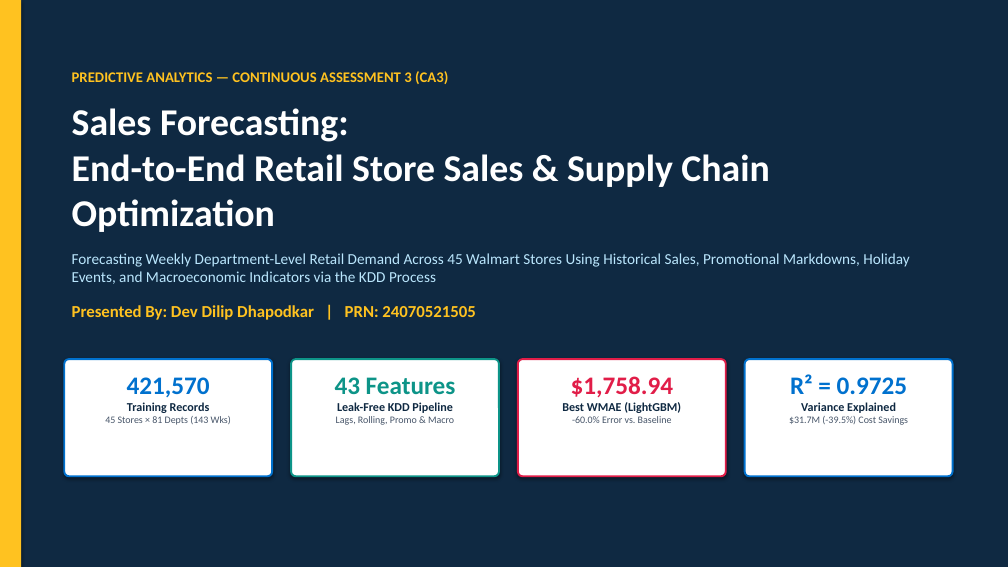
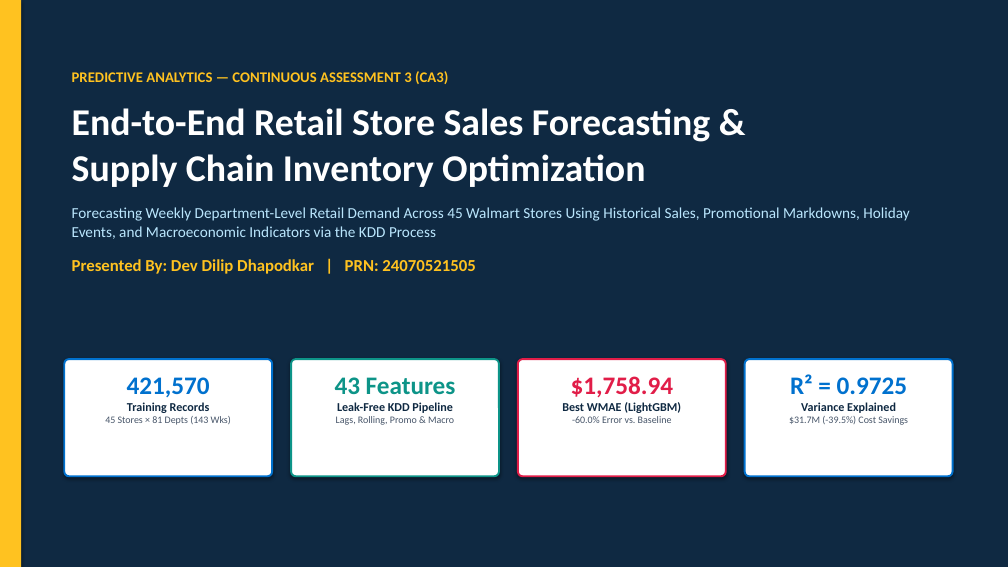
Before and after one commit to DevDhapodkar/Walmart-Store-Sales-Forecasting-KDD, a slide deck: slide 1 of Walmart_Sales_Forecasting_Presentation.pptx. Drawn at 1008x567 pixels with LibreOffice and Linux fonts; fonts in the diff are those of the drawing. Boxes give left, top, right and bottom in pixels: in the first picture for what was removed or moved away, otherwise in the second. Text is boxed around its words. In the diff, an @@ line names an element or a change of style, - is before the commit and + after.

Commit message:
Revert "Update project topic title to Sales Forecasting across all deliverables"
This reverts commit 6a981ba00a38b16362449658d53c4e9a16f6e399.

```diff
--- a/Walmart_Sales_Forecasting_Presentation.pptx
+++ b/Walmart_Sales_Forecasting_Presentation.pptx
@@ text at (x1=72, y1=108, x2=710, y2=187): text changed @@
-Sales Forecasting:
-End-to-End Retail Store Sales & Supply Chain Optimization
+End-to-End Retail Store Sales Forecasting &
+Supply Chain Inventory Optimization
```
Also in this commit, not shown: 12 other slides changed, 7 other files.
